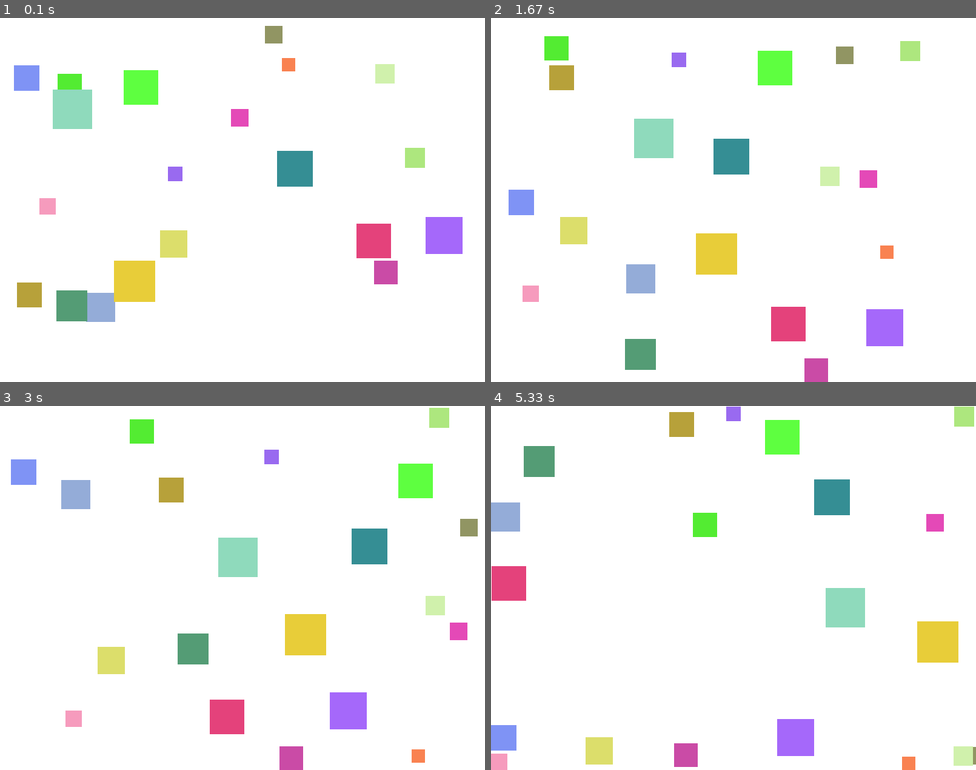
Above: before the commit, frames 1-4 (two rows, left to right).
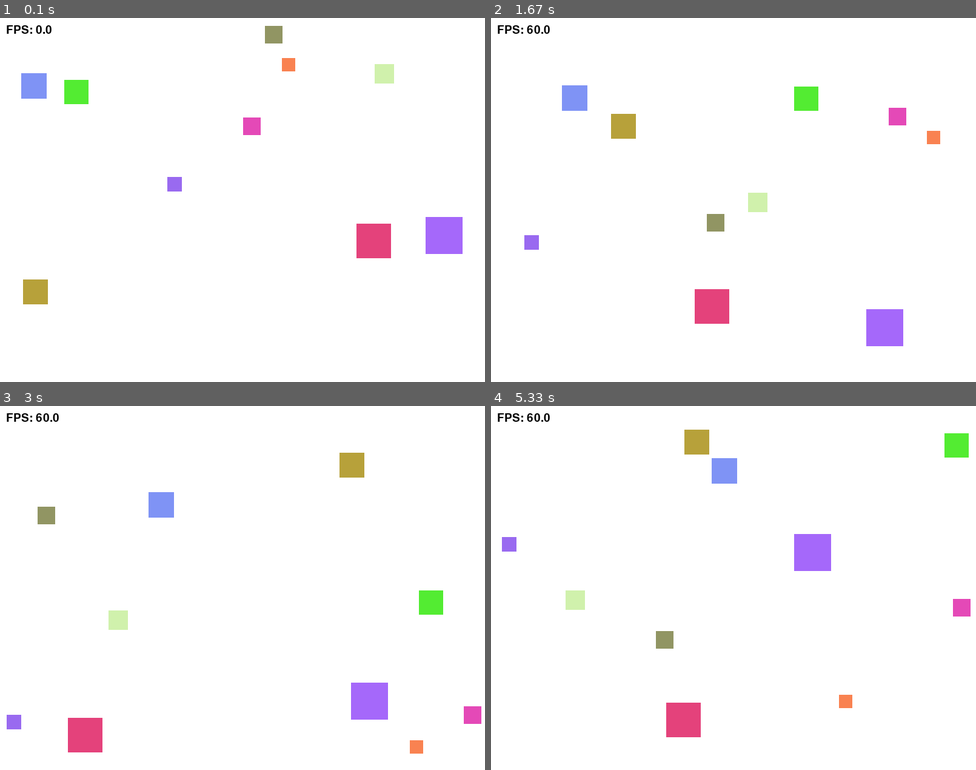
Above: after the commit, the same moments.

Repository: kangyoussef95-max/lab8-pygame
Game: pygame game, started from main.py
The game is run twice, just before and just after one commit, with the same random seed, the same clock (stepped at 60 frames per second) and the same inputs.
Inputs:
- Up to frame 1 (0.1 s): no input
- Up to frame 2 (1.67 s): no input
- Up to frame 3 (3 s): no input
- Up to frame 4 (5.33 s): no input

The runs differ from the first frame. In frame 1, 6.7% of the frame differs, in the area x 1-88%, y 2-84%; in frame 2, 10%; in frame 3, 11%; in frame 4, 12%, in the area x 0-100%, y 0-100%.

Commit message:
feat: implemented fps display and time based updates

Diff:
--- a/main.py
+++ b/main.py
@@ -13,7 +13,7 @@
 MAX_SQUARE_SIZE = 70
 MIN_SPEED = 1.5
 MAX_SPEED = 7.0
-NUM_SQUARES = 20
+NUM_SQUARES = 10
 FPS = 60
 JITTER_ENABLED = True
 FLEE_RADIUS = 150
@@ -28,6 +28,7 @@
 screen = pygame.display.set_mode((WINDOW_WIDTH, WINDOW_HEIGHT))
 pygame.display.set_caption("Random Moving Squares")
 clock = pygame.time.Clock()
+font = pygame.font.SysFont(None, 28)
 
 
 @dataclass(frozen=True)
@@ -83,14 +84,14 @@
             return False
 
         # Keep the original 10% chance at 60 FPS, but make it time-scaled.
-        frame_scale = delta_time * BASELINE_FPS
-        chance_this_frame = 1 - (1 - 0.1) ** frame_scale
+        chance_per_second = 0.1 * BASELINE_FPS
+        chance_this_frame = min(1.0, chance_per_second * delta_time)
         return random.random() < chance_this_frame
 
-    def compute_jitter_rotation(self) -> float:
+    def compute_jitter_rotation(self, delta_time: float) -> float:
         """Stub: return a small rotation angle in radians."""
         # TODO: Return a small random angle, e.g. between -max_angle and +max_angle.
-        max_angle_degrees = 5.0
+        max_angle_degrees = 5.0 * delta_time * BASELINE_FPS
         return math.radians(random.uniform(-max_angle_degrees, max_angle_degrees))
 
     def rotate_velocity(self, angle_radians: float) -> None:
@@ -117,7 +118,7 @@
         #     angle = self.compute_jitter_rotation()
         #     self.rotate_velocity(angle)
         if self.should_apply_jitter(delta_time):
-            angle = self.compute_jitter_rotation()
+            angle = self.compute_jitter_rotation(delta_time)
             self.rotate_velocity(angle)
 
     def clamp_speed(self) -> None:
@@ -202,8 +203,8 @@
         # strength = ...
         if closest_distance <= FLEE_RADIUS:
             proximity = 1 - (closest_distance / FLEE_RADIUS)
-            frame_scale = delta_time * BASELINE_FPS
-            strength = closest_size_difference * proximity * FLEE_STRENGTH * frame_scale
+            strength_per_second = closest_size_difference * proximity * FLEE_STRENGTH
+            strength = strength_per_second * delta_time * BASELINE_FPS
 
             # TODO: Add the flee vector to self.vx and self.vy.
             self.vx += closest_flee_x * strength
@@ -218,9 +219,9 @@
         self.apply_jitter(delta_time)
         self.clamp_speed()
 
-        frame_scale = delta_time * BASELINE_FPS
-        self.x += self.vx * frame_scale
-        self.y += self.vy * frame_scale
+        # Move using real elapsed time instead of fixed per-frame movement.
+        self.x += self.vx * delta_time * BASELINE_FPS
+        self.y += self.vy * delta_time * BASELINE_FPS
 
         # Bounce off walls
         if self.x <= 0:
@@ -252,6 +253,12 @@
             self.color,
             (round(self.x), round(self.y), self.size, self.size),
         )
+
+
+def draw_fps(surface: pygame.Surface, clock: pygame.time.Clock) -> None:
+    """Draw the current FPS in the top-left corner."""
+    fps_text = font.render(f"FPS: {clock.get_fps():.1f}", True, BLACK)
+    surface.blit(fps_text, (10, 10))
 
 
 def main() -> None:
@@ -286,6 +293,8 @@
         for square in squares:
             square.draw(screen)
 
+        draw_fps(screen, clock)
+
         pygame.display.flip()
 
     pygame.quit()
Not shown, changed: MY_NOTES.md
